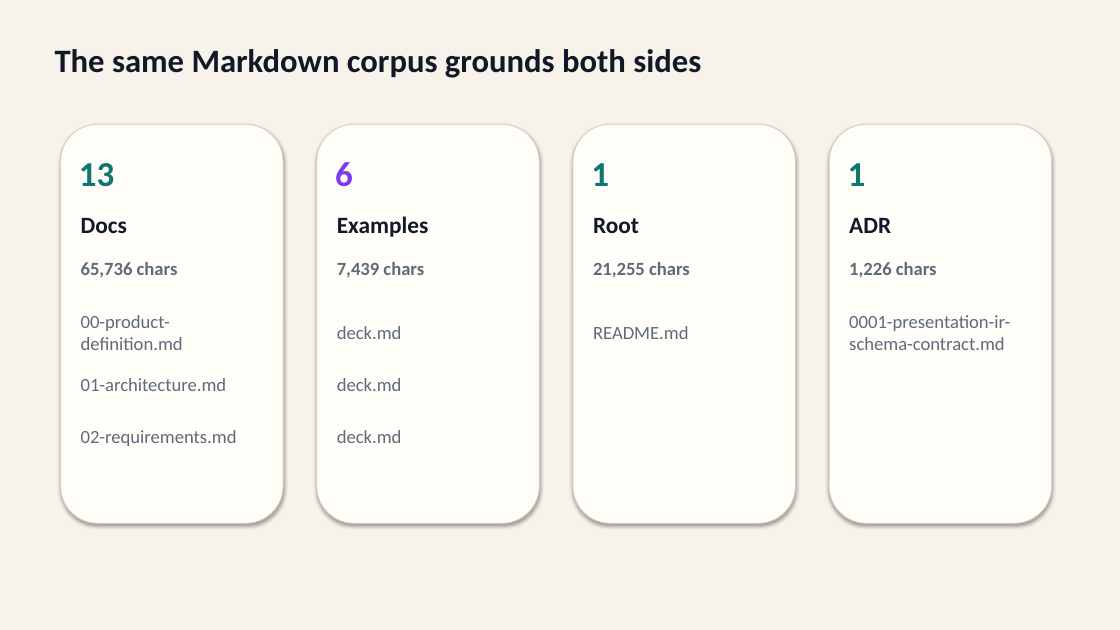
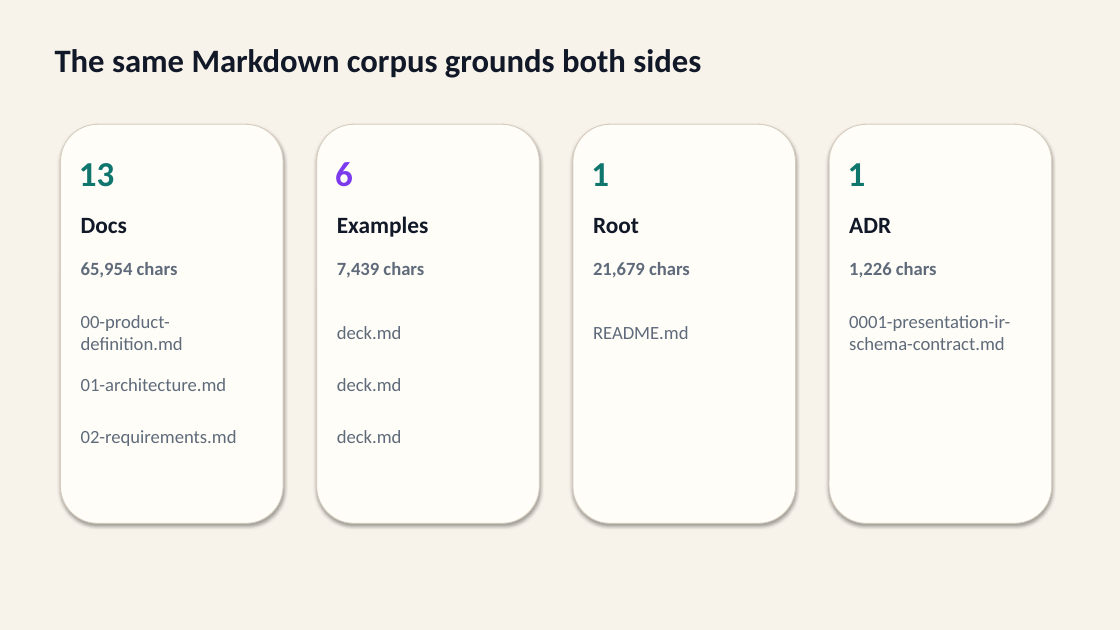
Before and after one commit to ch040602/mdpr-skill, a slide deck: slide 3 of artifacts/mdpr-vs-skill/mdpr-skill-from-actual-md-run.pptx. Drawn at 1120x630 pixels with LibreOffice and Linux fonts; fonts in the diff are those of the drawing. Boxes give left, top, right and bottom in pixels: in the first picture for what was removed or moved away, otherwise in the second. Text is boxed around its words. In the diff, an @@ line names an element or a change of style, - is before the commit and + after.

```diff
--- a/artifacts/mdpr-vs-skill/mdpr-skill-from-actual-md-run.pptx
+++ b/artifacts/mdpr-vs-skill/mdpr-skill-from-actual-md-run.pptx
@@ text at [81,262,178,277]: text changed @@
-65,736 chars
+65,954 chars
@@ text at [593,262,690,278]: text changed @@
-21,255 chars
+21,679 chars
```
Also in this commit, not shown: 2 other slides changed, 9 other files.
